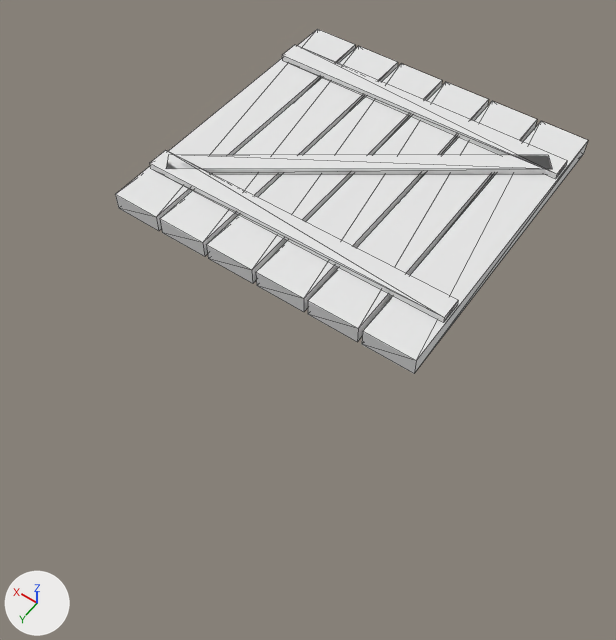
One commit to the glTF model game/assets/construcoes/piso_madeira.glb: the scene before it, then after it.
Camera for both pictures: a camera (50 mm lens) standing at (-3.89, 4.46, 8.83) and looking at (-0.22, -0.69, 0.75). The axes (+X, +Y, +Z) are drawn at lower left. The lights are the same throughout. The older version comes first. Mesh edges are drawn as thin lines. Objects named as collision shapes, trigger or cutter boxes, shadow casters or lower levels of detail are left out. Vertices at exactly the same position are counted once.

The first picture shows 'piso_madeira'.
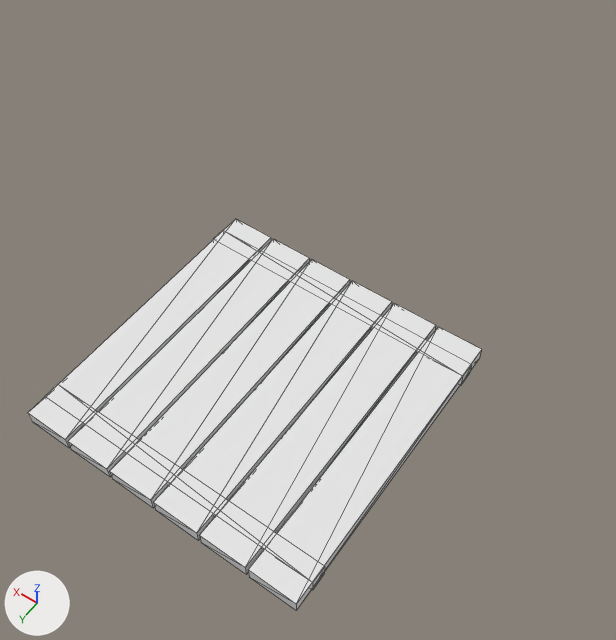
Boxes (x1, y1, x2, y2) around the edits, measured in the pictures (616 x 640 px; the box of a moved part takes in the faces that stretch with it):
'piso_madeira', reshaped, moved (14% taller): before (115, 29, 588, 374); after (28, 219, 482, 611)
part 1 of me_piso_madeira, moved or reshaped: before (362, 121, 588, 374); after (248, 327, 482, 611)
part 2 of me_piso_madeira, moved or reshaped: before (308, 101, 537, 342); after (200, 303, 436, 575)
part 3 of me_piso_madeira, moved or reshaped: before (256, 82, 489, 312); after (153, 281, 392, 541)
part 4 of me_piso_madeira, moved or reshaped: before (207, 64, 442, 283); after (110, 260, 350, 508)
part 5 of me_piso_madeira, moved or reshaped: before (160, 46, 398, 257); after (68, 239, 309, 477)
part 6 of me_piso_madeira, moved or reshaped: before (115, 29, 355, 231); after (28, 219, 271, 448)
part 7 of me_piso_madeira, added: after (213, 230, 471, 385)
part 8 of me_piso_madeira, added: after (45, 384, 325, 590)
part 9 of me_piso_madeira, deleted: before (167, 155, 552, 174)
part 10 of me_piso_madeira, deleted: before (282, 45, 567, 179)
part 11 of me_piso_madeira, deleted: before (149, 150, 458, 322)

The change in detail:
me_piso_madeira is used by ob_piso_madeira; location (-1.67, 0.0, 2.0).
me_piso_madeira had 72 vertices, 108 faces and spanned x -0.31..3.64, y -3.98..-0.02, z -0.11..0.18.
me_piso_madeira now has 64 vertices, 96 faces and spans x -1.99..1.99, y -1.99..1.99, z -0.1..0.1.
me_piso_madeira part 1: the loose piece of 8 vertices spanning x -0.31..0.31, y -3.98..-0.02, z -0.11..0.11 is moved by (-1.67, 2.0, 0.0).
me_piso_madeira part 2: the loose piece of 8 vertices spanning x 0.36..0.97, y -3.98..-0.02, z -0.11..0.11 is moved by (-1.67, 2.0, 0.0).
me_piso_madeira part 3: the loose piece of 8 vertices spanning x 1.02..1.64, y -3.98..-0.02, z -0.11..0.11 is moved by (-1.67, 2.0, 0.0).
me_piso_madeira part 4: the loose piece of 8 vertices spanning x 1.69..2.31, y -3.98..-0.02, z -0.11..0.11 is moved by (-1.67, 2.0, 0.0).
me_piso_madeira part 5: the loose piece of 8 vertices spanning x 2.36..2.97, y -3.98..-0.02, z -0.11..0.11 is moved by (-1.67, 2.0, 0.0).
me_piso_madeira part 6: the loose piece of 8 vertices spanning x 3.02..3.64, y -3.98..-0.02, z -0.11..0.11 is moved by (-1.67, 2.0, 0.0).
me_piso_madeira part 7: a new loose piece, a box spanning x -1.99..1.99, y -1.71..-1.49, z -0.1..0.1, in mat_m_paleta_ventania (white #e7e7e7).
me_piso_madeira part 8: a new loose piece, a box spanning x -1.99..1.99, y 1.49..1.71, z -0.1..0.1, in mat_m_paleta_ventania (white #e7e7e7).
me_piso_madeira part 9: the loose piece of 8 vertices spanning x -0.2..3.54, y -3.38..-0.62, z 0.1..0.18 is deleted.
me_piso_madeira part 10: the loose piece of 8 vertices spanning x -0.28..3.62, y -3.42..-3.14, z 0.1..0.18 is deleted.
me_piso_madeira part 11: the loose piece of 8 vertices spanning x -0.28..3.62, y -0.86..-0.58, z 0.1..0.18 is deleted.
Object 'piso_madeira' (ob_piso_madeira) moves from (-1.67, 0.0, 2.0) to (0.0, 0.0, 0.0).
